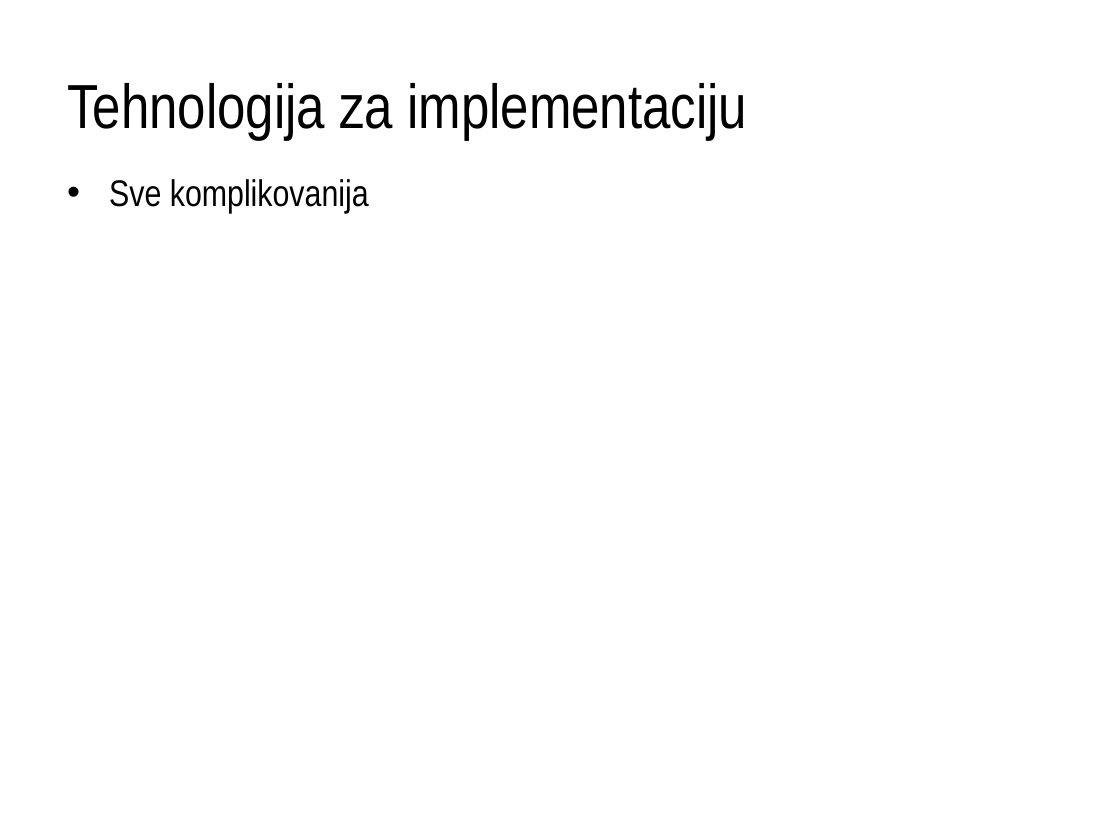
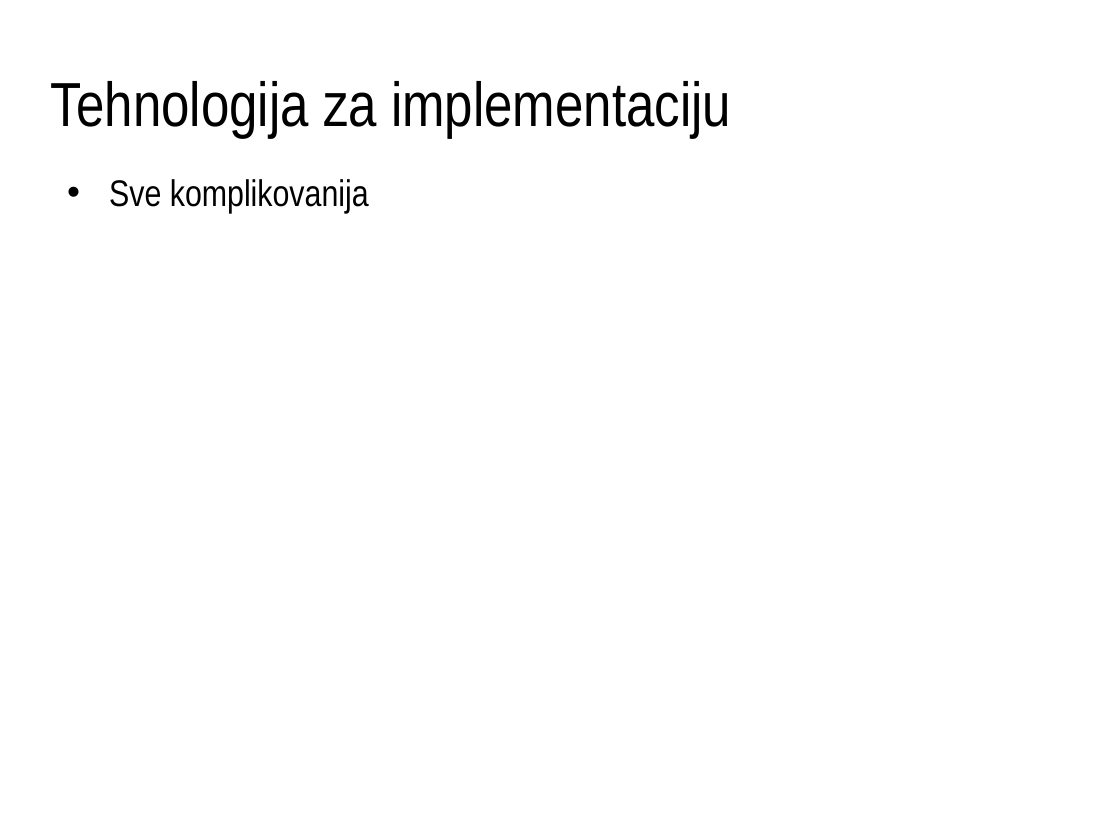
Before and after one commit to wbodk/SIIT_RUS, a slide deck: slide 31 of Semester4/SIMS/srb/Predavanja/01-SIMS-Predavanja.ppt. Drawn at 1120x840 pixels with LibreOffice and Linux fonts; fonts in the diff are those of the drawing. Boxes give left, top, right and bottom in pixels: in the first picture for what was removed or moved away, otherwise in the second. Text is boxed around its words. In the diff, an @@ line names an element or a change of style, - is before the commit and + after.

```diff
--- a/Semester4/SIMS/srb/Predavanja/01-SIMS-Predavanja.ppt
+++ b/Semester4/SIMS/srb/Predavanja/01-SIMS-Predavanja.ppt
@@ title "Tehnologija za implementaciju" moved from (x1=67, y1=83, x2=747, y2=139) to (x1=51, y1=81, x2=731, y2=137) @@
```
Also in this commit, not shown: 5 other slides changed, 29 other files.
